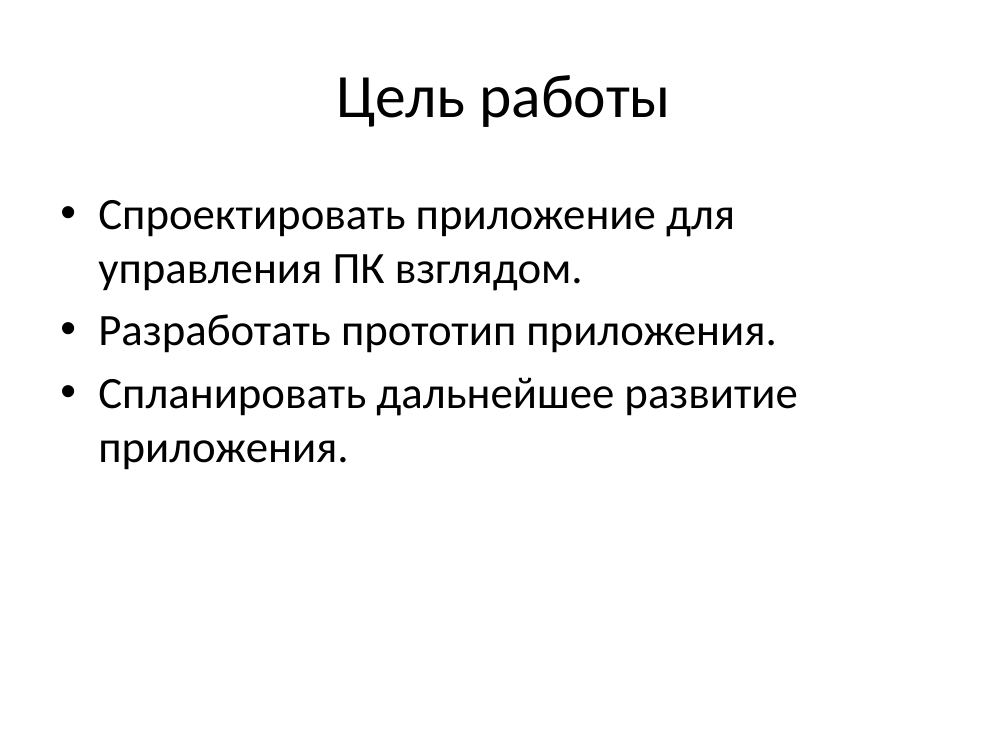
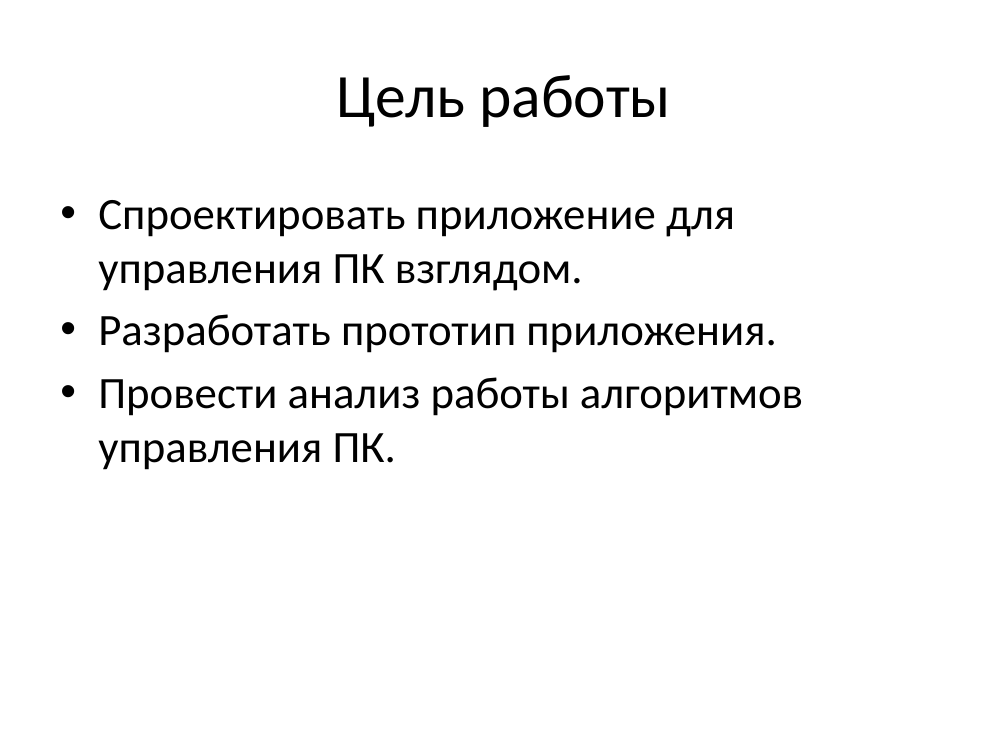
Before and after one commit to takentui/EyeWindowsController, a slide deck: slide 2 of Система альтернативного управления ПК.pptx. Drawn at 1008x756 pixels with LibreOffice and Linux fonts; fonts in the diff are those of the drawing. Boxes give left, top, right and bottom in pixels: in the first picture for what was removed or moved away, otherwise in the second. Text is boxed around its words. In the diff, an @@ line names an element or a change of style, - is before the commit and + after.

```diff
--- a/Система альтернативного управления ПК.pptx
+++ b/Система альтернативного управления ПК.pptx
@@ text at [98,377,803,470]: text changed @@
-• Спланировать дальнейшее развитие приложения.
+• Провести анализ работы алгоритмов управления ПК.
```
Also in this commit, not shown: 6 other slides changed, 1 slide added, 1 slide removed, 34 other files.
